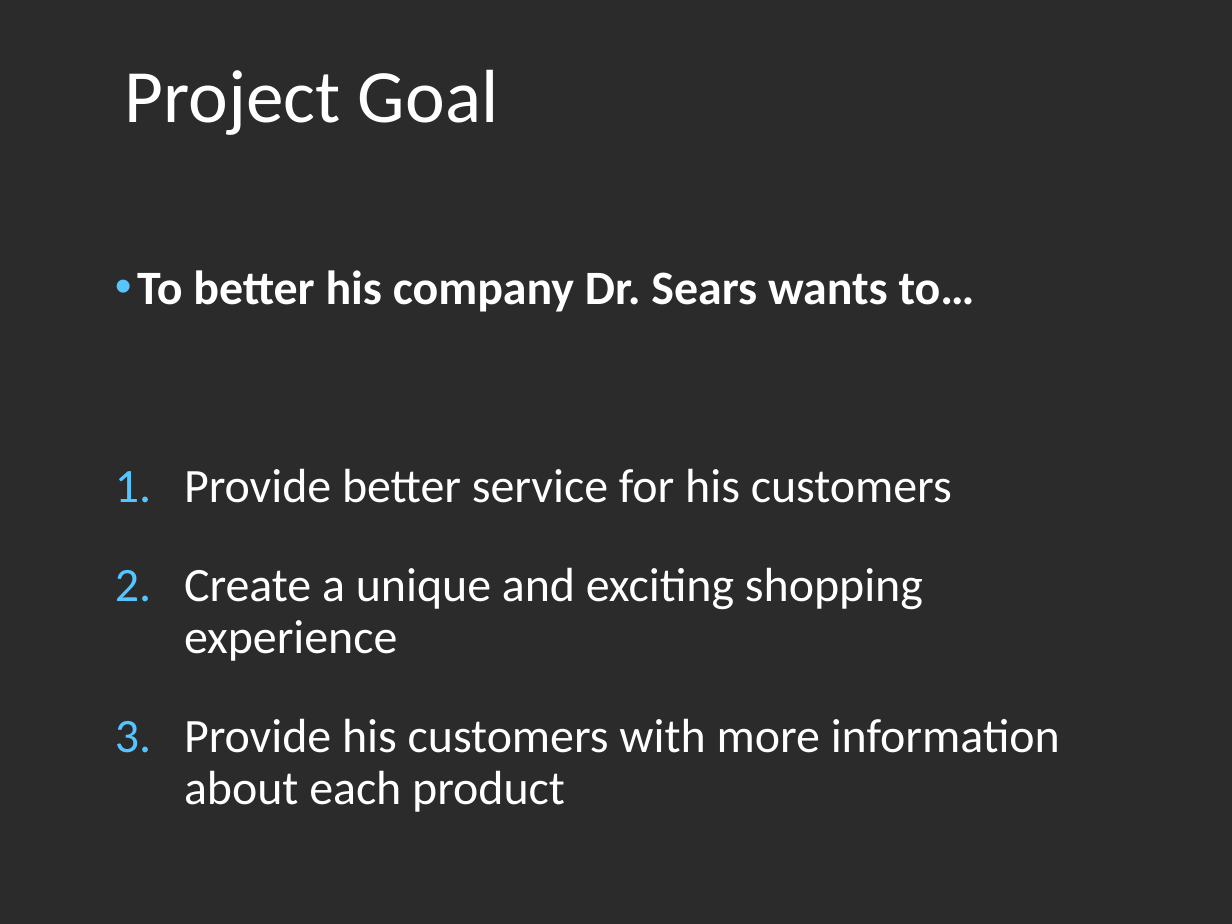
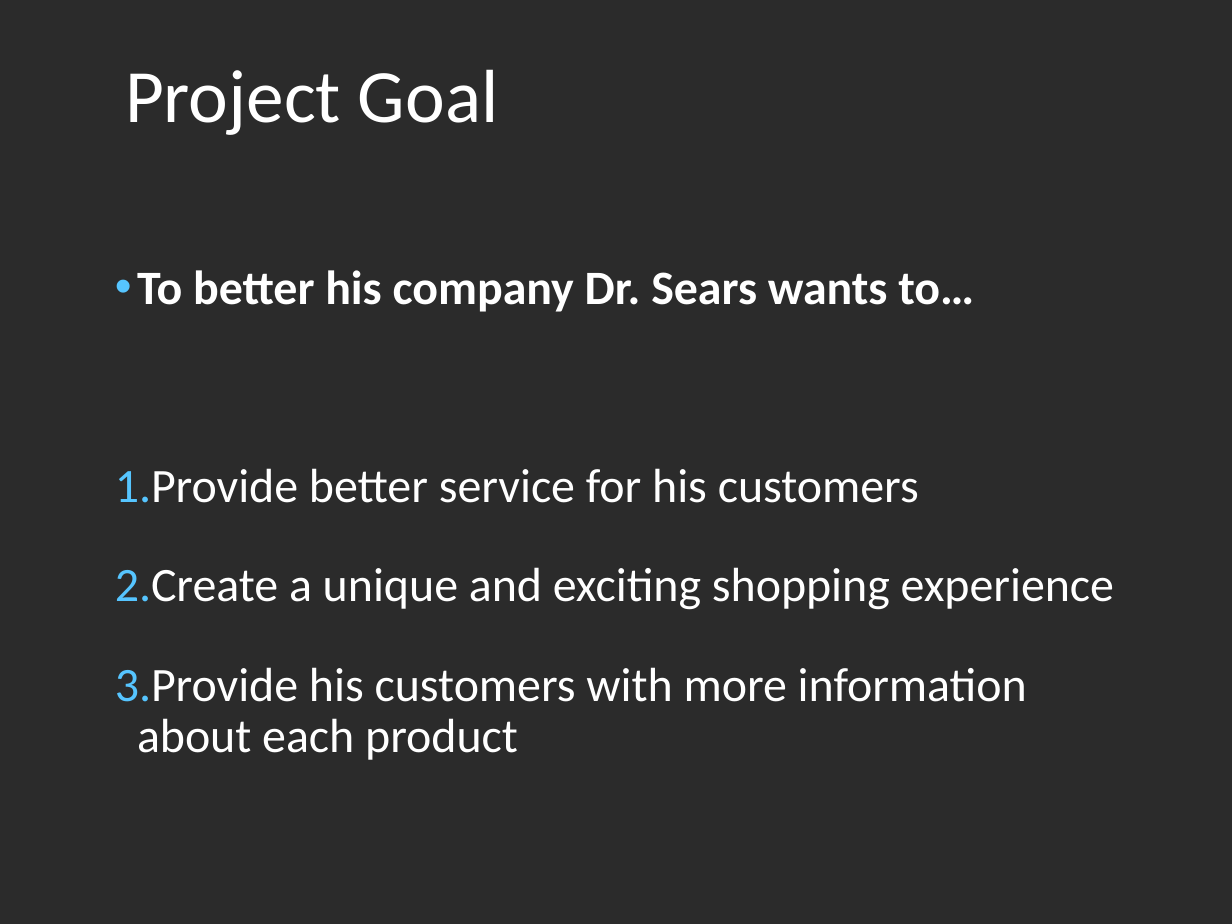
Before and after one commit to rhubrightj/CSCI480-Project-TheBrogrammers, a slide deck: slide 2 of Presentation.ppt. Drawn at 1232x924 pixels with LibreOffice and Linux fonts; fonts in the diff are those of the drawing; background and template pictures are left out; a plain dark background stands for a picture behind light text. Boxes give left, top, right and bottom in pixels: in the first picture for what was removed or moved away, otherwise in the second. Text is boxed around its words. In the diff, an @@ line names an element or a change of style, - is before the commit and + after.

```diff
--- a/Presentation.ppt
+++ b/Presentation.ppt
@@ text "To better his company Dr. ..." at (115,270,1114,760): indent changed @@
```
Also in this commit, not shown: 4 other slides changed, 8 slides added, 53 other files.
